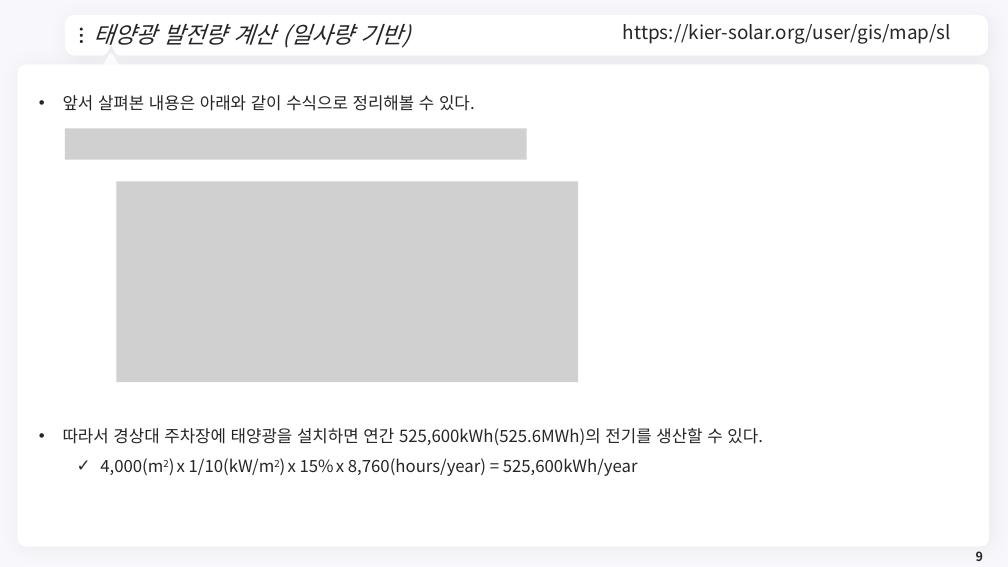
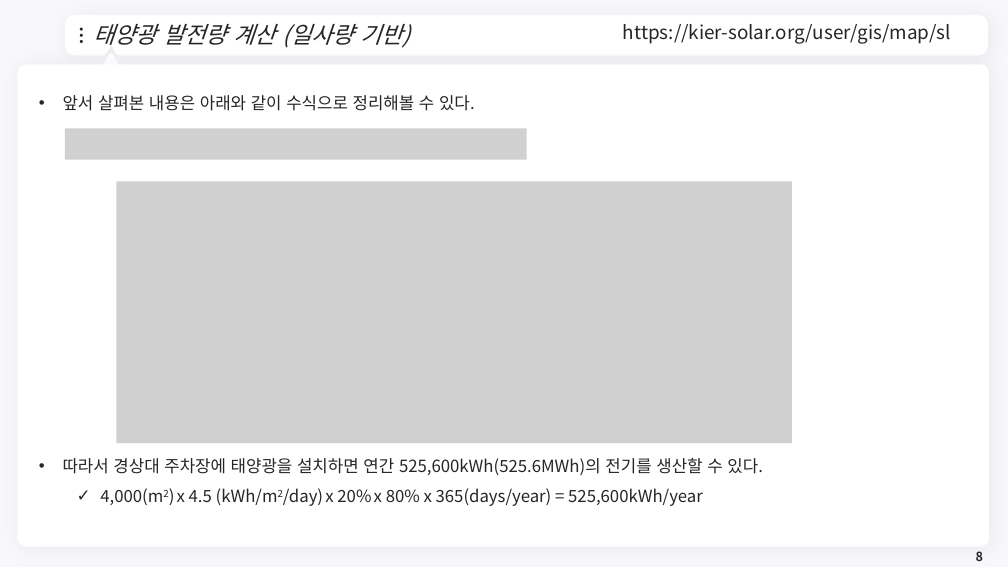
Before and after one commit to meandthey/Teaching, a slide deck: slide 8 of 에너지경제학/자원에너지경제학_Chapter_9999(태양광).pptx (slide 9 before the commit). Drawn at 1008x567 pixels with LibreOffice and Linux fonts; fonts in the diff are those of the drawing; grey boxes stand for pictures; background and template pictures are left out. Boxes give left, top, right and bottom in pixels: in the first picture for what was removed or moved away, otherwise in the second. Text is boxed around its words. In the diff, an @@ line names an element or a change of style, - is before the commit and + after.

```diff
--- a/에너지경제학/자원에너지경제학_Chapter_9999(태양광).pptx
+++ b/에너지경제학/자원에너지경제학_Chapter_9999(태양광).pptx
@@ picture: place and size @@
-picture at <box>116,181,578,382</box>
+picture at <box>116,181,792,443</box>
@@ text at <box>100,488,703,506</box>: text changed @@
-  ✓ 4,000(m2) x 1/10(kW/m2) x 15% x 8,760(hours/year) = 525,600kWh/year
+  ✓ 4,000(m2) x 4.5 (kWh/m2/day) x 20% x 80% x 365(days/year) = 525,600kWh/year
```
Also in this commit, not shown: 4 other slides changed, 1 slide removed, 2 other files.
